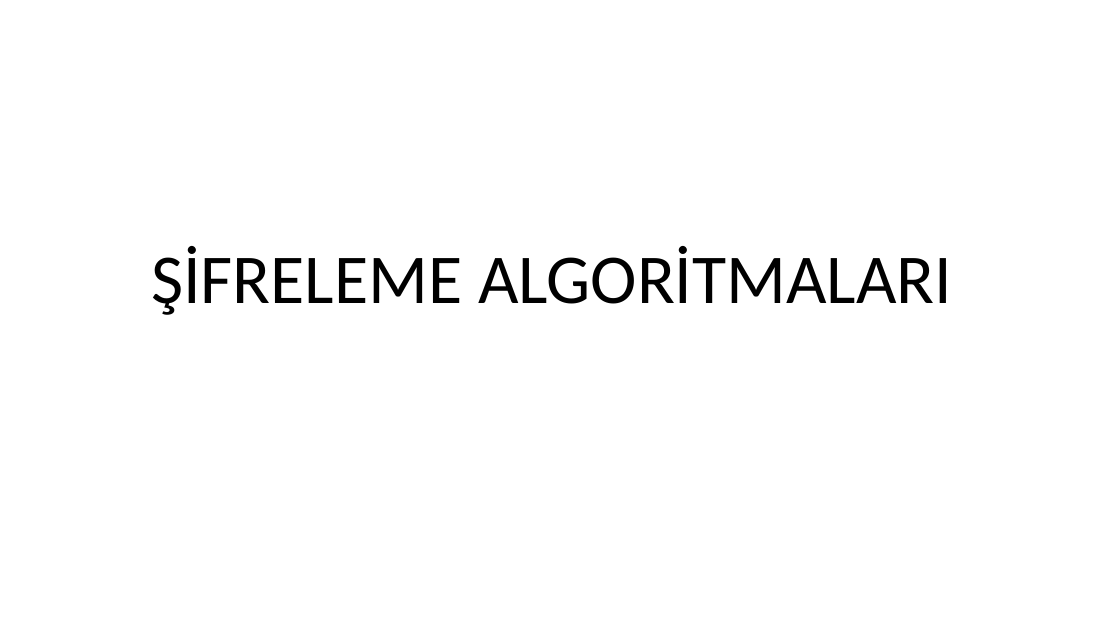
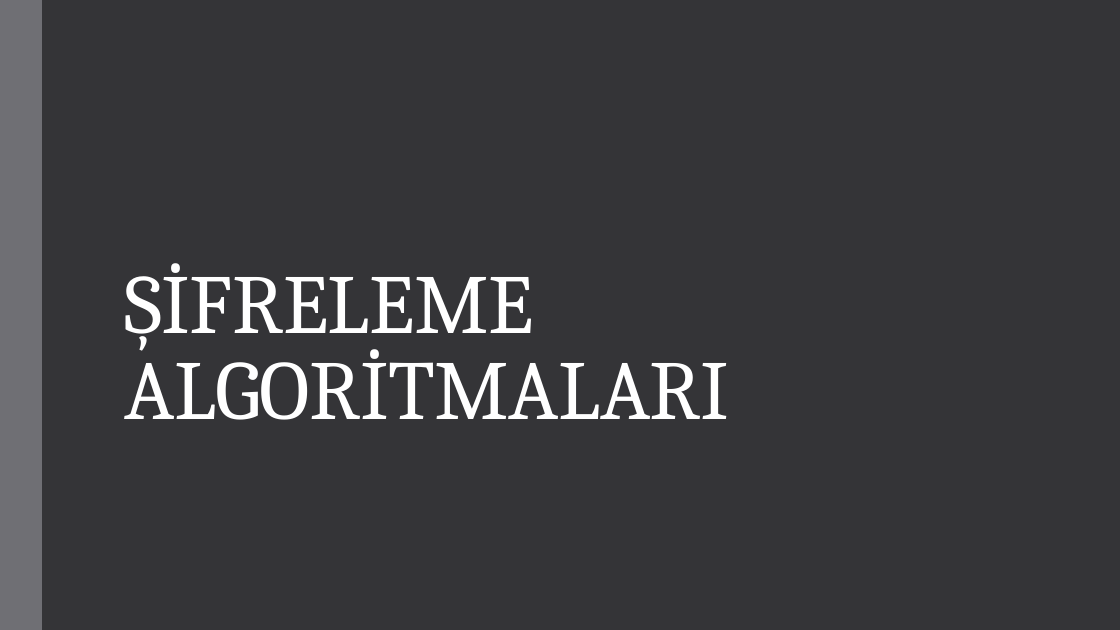
Before and after one commit to Asroyx/assay, a slide deck: slide 1 of sifreleme algoritma.pptx. Drawn at 1120x630 pixels with LibreOffice and Linux fonts; fonts in the diff are those of the drawing. Boxes give left, top, right and bottom in pixels: in the first picture for what was removed or moved away, otherwise in the second. Text is boxed around its words. In the diff, an @@ line names an element or a change of style, - is before the commit and + after.

```diff
--- a/sifreleme algoritma.pptx
+++ b/sifreleme algoritma.pptx
@@ background #FFFFFF to #353537 @@
@@ rectangle added at [0, 0, 42, 630], fill #6F6F74 @@
@@ title "ŞİFRELEME ALGORİTMALARI": place and size @@
-title "ŞİFRELEME ALGORİTMALARI" at [151, 246, 952, 315]
+title "ŞİFRELEME ALGORİTMALARI" at [124, 263, 729, 420]
@@ title "ŞİFRELEME ALGORİTMALARI" at [124, 263, 729, 420]: size 60 to 72 pt, font Calibri to Cambria, text colour #000000 to #FFFFFF, letter spacing 0 to -0.5 pt; alignment centre to left; line spacing 0.9 to 0.85 @@
```
Also in this commit, not shown: 7 other slides changed, 10 slides added.
